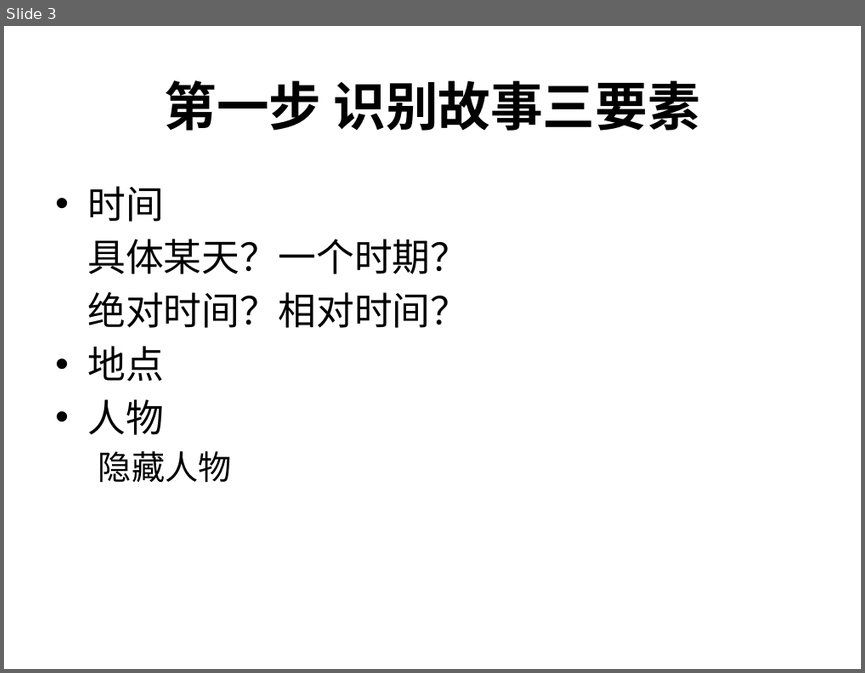
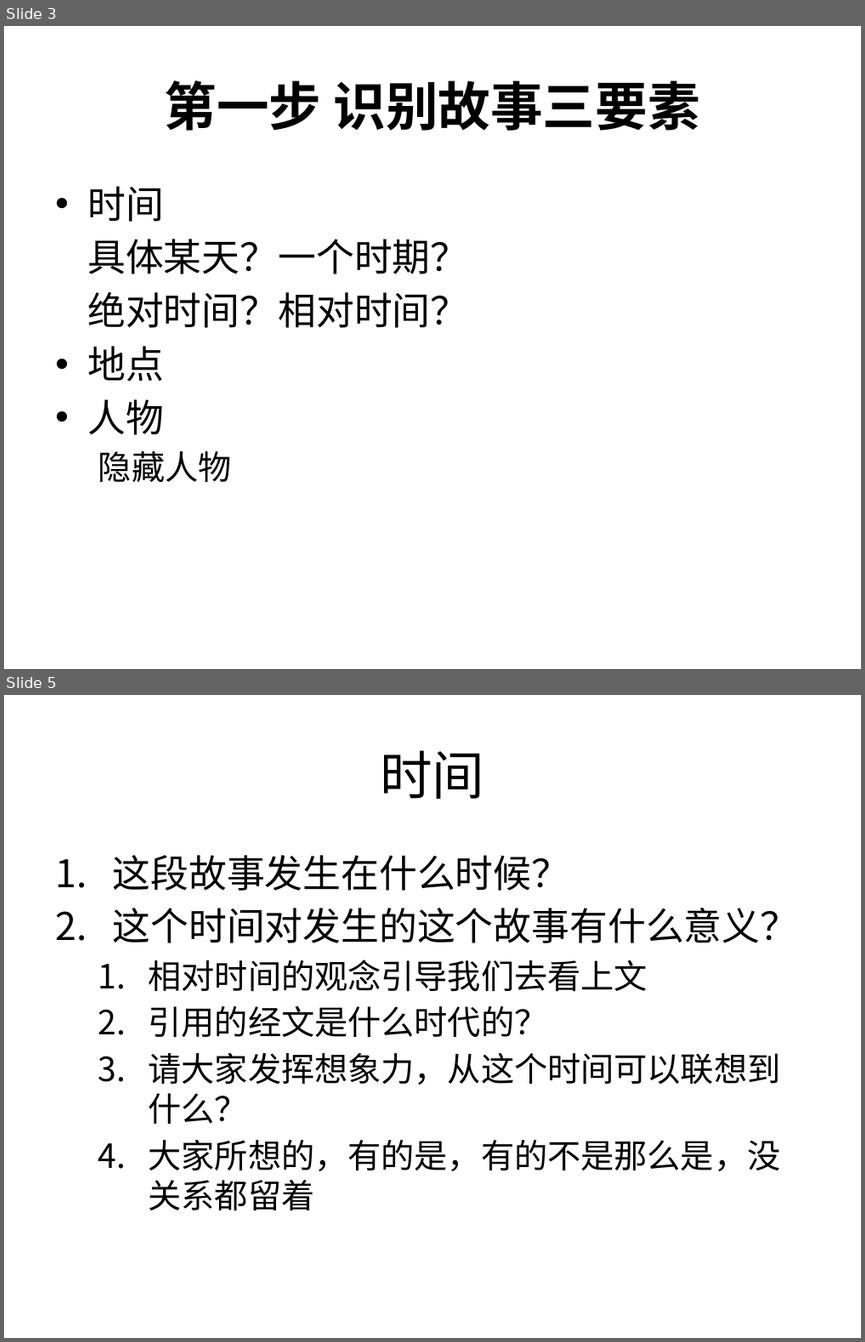
Before and after one commit to zy-hz/my-bible, a slide deck: 课程设计/马可福音查经/PPT/01.pptx. Shown one above the other, each under a label of ours: slide 3 before the commit, slides 3 and 5 after it; the slides between them are not shown. The pictures are 865x673 and 865x1342 pixels, drawn with LibreOffice and Linux fonts; fonts in the diff are those of the drawing. Boxes give left, top, right and bottom in pixels: in the first picture for what was removed or moved away, otherwise in the second. Text is boxed around its words. In the diff, an @@ line names an element or a change of style, - is before the commit and + after.

Commit message:
01

```diff
--- a/课程设计/马可福音查经/PPT/01.pptx
+++ b/课程设计/马可福音查经/PPT/01.pptx
@@ slide 5 added at (4, 695, 861, 1338), background #FFFFFF @@
@@ title added at (380, 750, 484, 799), 44 pt, text #000000 @@
+时间
@@ text added at (113, 855, 799, 1211), 28 pt, text #000000 @@
+1. 这段故事发生在什么时候？
+2. 这个时间对发生的这个故事有什么意义？
+  1. 相对时间的观念引导我们去看上文
+  2. 引用的经文是什么时代的？
+  3. 请大家发挥想象力，从这个时间可以联想到什么？
+  4. 大家所想的，有的是，有的不是那么是，没关系都留着
```
Also in this commit, not shown: 12 other slides added, 1 slide removed.
